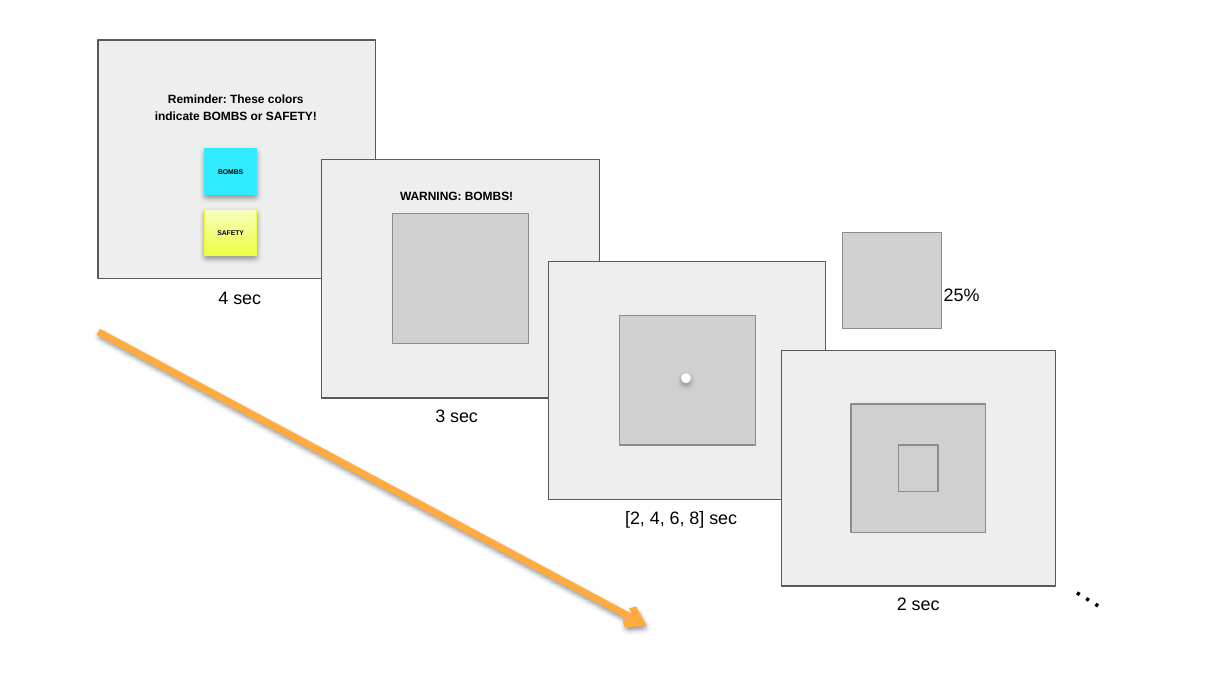
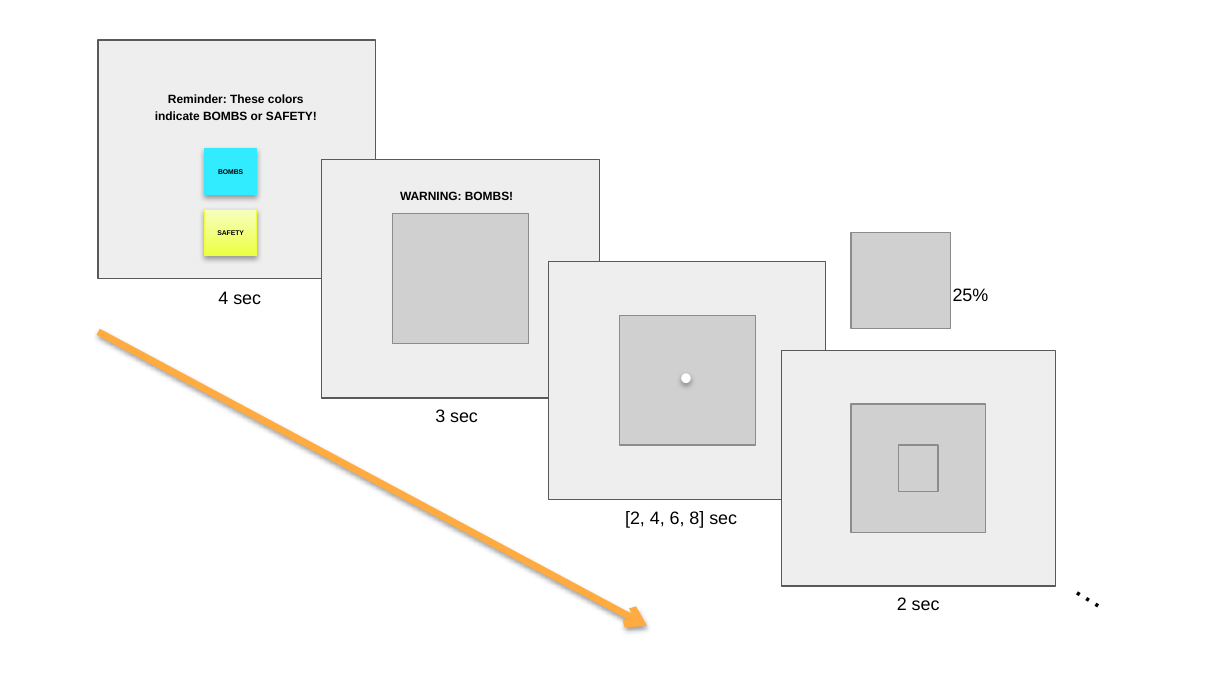
Before and after one commit to kakurk/mice-encoding-presentation, a slide deck: slide 1 of figs/encoding-trial-overview.pptx. Drawn at 1232x693 pixels with LibreOffice and Linux fonts; fonts in the diff are those of the drawing; grey boxes stand for pictures. Boxes give left, top, right and bottom in pixels: in the first picture for what was removed or moved away, otherwise in the second. Text is boxed around its words. In the diff, an @@ line names an element or a change of style, - is before the commit and + after.

```diff
--- a/figs/encoding-trial-overview.pptx
+++ b/figs/encoding-trial-overview.pptx
@@ picture moved from (x1=843, y1=233, x2=942, y2=329) to (x1=851, y1=233, x2=951, y2=329) @@
@@ text "25%" moved from (x1=944, y1=288, x2=980, y2=301) to (x1=953, y1=288, x2=989, y2=301) @@
```
Also in this commit, not shown: 46 other files.
